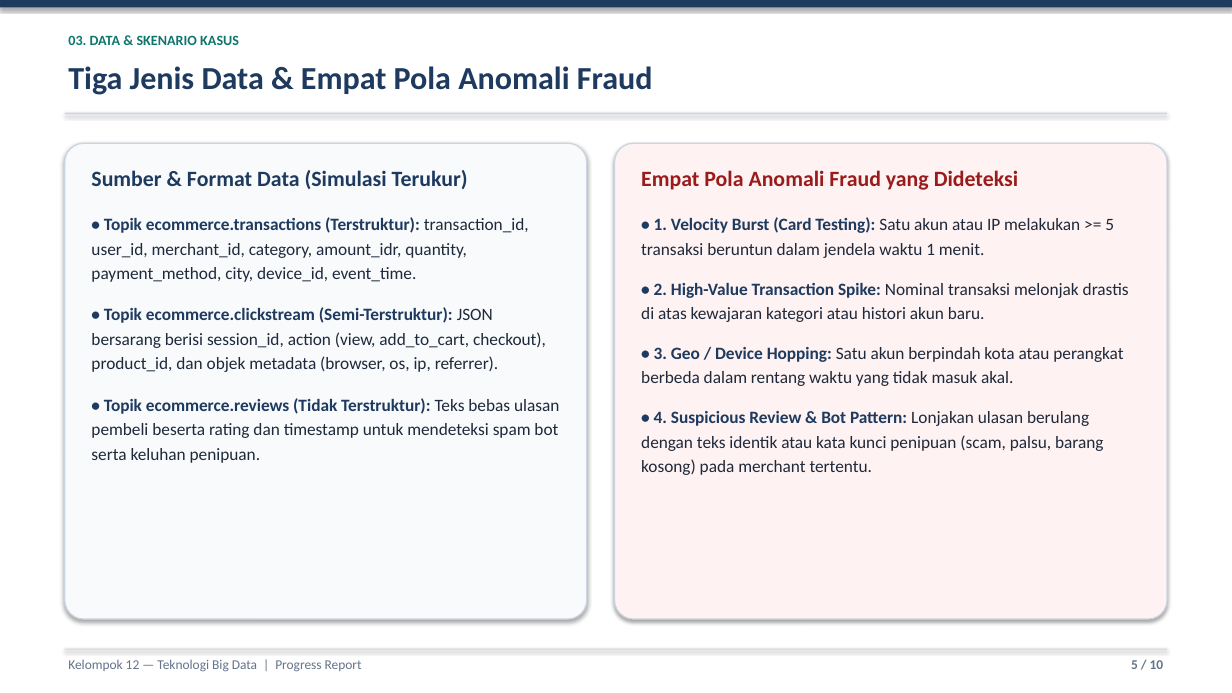
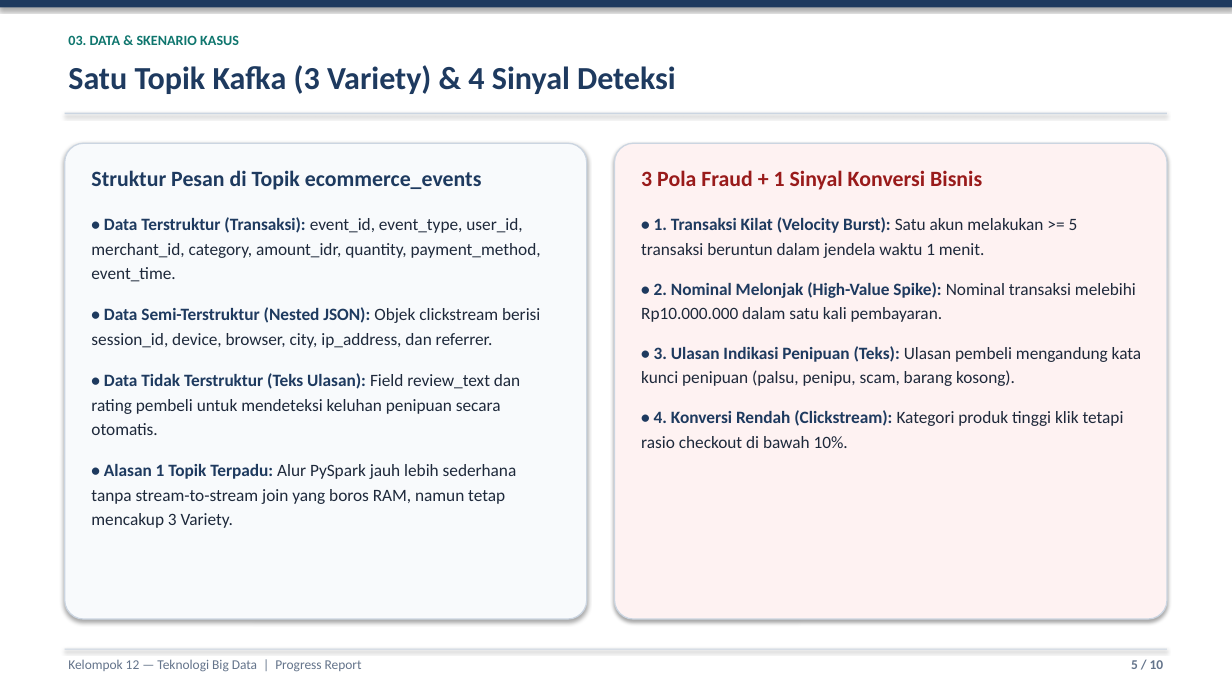
Before and after one commit to ZulfahmiFjr/bigdata-ecommerce-fraud, a slide deck: slide 5 of deliverables/progress-report/Kelompok12_ProgressReport_BigData.pptx. Drawn at 1232x693 pixels with LibreOffice and Linux fonts; fonts in the diff are those of the drawing. Boxes give left, top, right and bottom in pixels: in the first picture for what was removed or moved away, otherwise in the second. Text is boxed around its words. In the diff, an @@ line names an element or a change of style, - is before the commit and + after.

Commit message:
nyederhanain rancangan jadi 1 topik kafka sama update readme, diagram, dan PPT progress report

```diff
--- a/deliverables/progress-report/Kelompok12_ProgressReport_BigData.pptx
+++ b/deliverables/progress-report/Kelompok12_ProgressReport_BigData.pptx
@@ text at [68,65,676,94]: text changed @@
-Tiga Jenis Data & Empat Pola Anomali Fraud
+Satu Topik Kafka (3 Variety) & 4 Sinyal Deteksi
@@ text at [91,170,482,190]: text changed @@
-Sumber & Format Data (Simulasi Terukur)
+Struktur Pesan di Topik ecommerce_events
@@ text at [641,170,982,190]: text changed @@
-Empat Pola Anomali Fraud yang Dideteksi
+3 Pola Fraud + 1 Sinyal Konversi Bisnis
@@ text at [91,217,541,528]: text changed @@
-• Topik ecommerce.transactions (Terstruktur): transaction_id, user_id, merchant_id, category, amount_idr, quantity, payment_method, city, device_id, event_time.
-• Topik ecommerce.clickstream (Semi-Terstruktur): JSON bersarang berisi session_id, action (view, add_to_cart, checkout), product_id, dan objek metadata (browser, os, ip, referrer).
-• Topik ecommerce.reviews (Tidak Terstruktur): Teks bebas ulasan pembeli beserta rating dan timestamp untuk mendeteksi spam bot serta keluhan penipuan.
+• Data Terstruktur (Transaksi): event_id, event_type, user_id, merchant_id, category, amount_idr, quantity, payment_method, event_time.
+• Data Semi-Terstruktur (Nested JSON): Objek clickstream berisi session_id, device, browser, city, ip_address, dan referrer.
+• Data Tidak Terstruktur (Teks Ulasan): Field review_text dan rating pembeli untuk mendeteksi keluhan penipuan secara otomatis.
+• Alasan 1 Topik Terpadu: Alur PySpark jauh lebih sederhana tanpa stream-to-stream join yang boros RAM, namun tetap mencakup 3 Variety.
@@ text at [641,217,1141,448]: text changed @@
-• 1. Velocity Burst (Card Testing): Satu akun atau IP melakukan >= 5 transaksi beruntun dalam jendela waktu 1 menit.
-• 2. High-Value Transaction Spike: Nominal transaksi melonjak drastis di atas kewajaran kategori atau histori akun baru.
-• 3. Geo / Device Hopping: Satu akun berpindah kota atau perangkat berbeda dalam rentang waktu yang tidak masuk akal.
-• 4. Suspicious Review & Bot Pattern: Lonjakan ulasan berulang dengan teks identik atau kata kunci penipuan (scam, palsu, barang kosong) pada merchant tertentu.
+• 1. Transaksi Kilat (Velocity Burst): Satu akun melakukan >= 5 transaksi beruntun dalam jendela waktu 1 menit.
+• 2. Nominal Melonjak (High-Value Spike): Nominal transaksi melebihi Rp10.000.000 dalam satu kali pembayaran.
+• 3. Ulasan Indikasi Penipuan (Teks): Ulasan pembeli mengandung kata kunci penipuan (palsu, penipu, scam, barang kosong).
+• 4. Konversi Rendah (Clickstream): Kategori produk tinggi klik tetapi rasio checkout di bawah 10%.
```
Also in this commit, not shown: 2 other slides changed, 8 other files.
